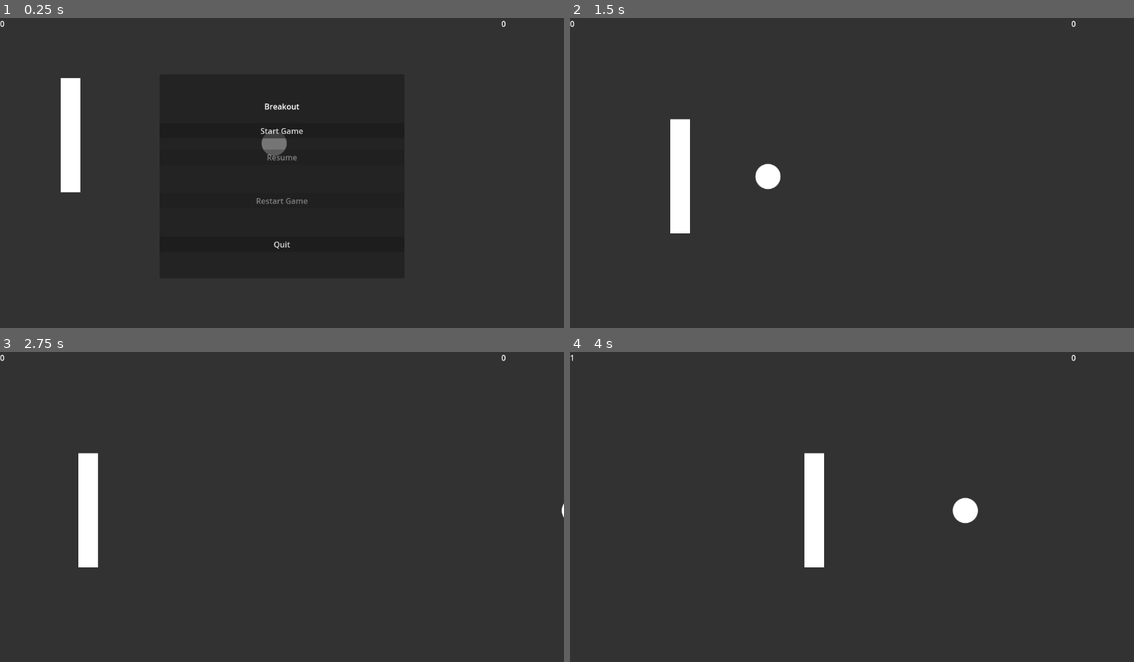
Above: before the commit, frames 1-4 (two rows, left to right).
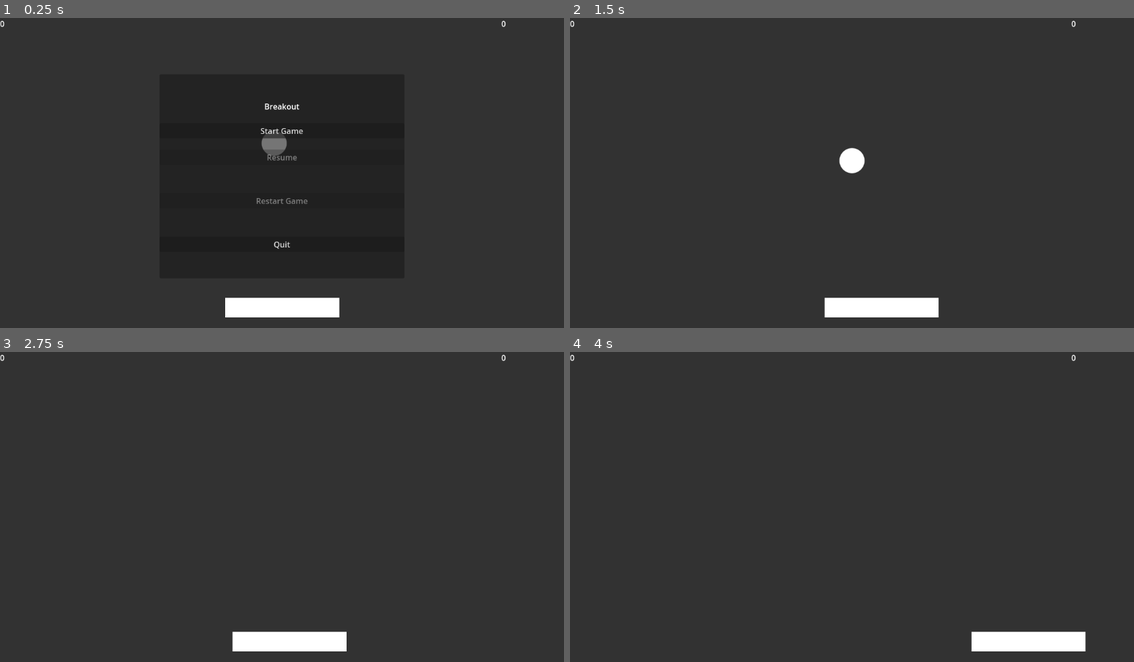
Above: after the commit, the same moments.

Repository: Aratch/20gch-02-breakout
Game: Godot game, scene res://main.tscn
Two runs of this game, one before a commit and one after it. Both use one fixed random seed, a clock stepped at 60 frames per second and the inputs below.
Inputs:
- Up to frame 1 (0.25 s): no input
- Up to frame 2 (1.5 s): click "Start Game" at 0.5 s; hold D (move_right) from 1.28 s (still down)
- Up to frame 3 (2.75 s): release D (move_right) at 2.03 s; hold A (move_left) from 2.03 s (still down)
- Up to frame 4 (4 s): release A (move_left) at 2.78 s; hold D (move_right) from 2.78 s (still down)

The runs differ from the first frame. In frame 1, 2.6% of the frame differs, in the area x 10-61%, y 19-97%; in frame 2, 3.2%, in the area x 17-66%, y 32-97%; in frame 3, 2.6%; in frame 4, 2.9%.

Commit message:
Ball: Some more prep work.

Diff:
--- a/main.gd
+++ b/main.gd
@@ -46,7 +46,7 @@
 
 func _ready() -> void:
 	ball = $Ball
-	$Ball.ball_exited.connect(_point_and_round)
+	# $Ball.ball_exited.connect(_point_and_round)
 
 	game_paused.connect($Ball.pause)
 	game_paused.connect($Paddle.pause)
--- a/main.tscn
+++ b/main.tscn
@@ -6,24 +6,32 @@
 [ext_resource type="Script" path="res://scripts/ScoreLabel.gd" id="3_glop4"]
 
 [sub_resource type="WorldBoundaryShape2D" id="WorldBoundaryShape2D_7xejs"]
-distance = -650.0
+normal = Vector2(1, 0)
+
+[sub_resource type="WorldBoundaryShape2D" id="WorldBoundaryShape2D_m4177"]
+normal = Vector2(0, 1)
 
 [sub_resource type="WorldBoundaryShape2D" id="WorldBoundaryShape2D_ywypa"]
-normal = Vector2(0, 1)
+normal = Vector2(-1, 0)
+distance = -1152.0
 
 [node name="Main" type="Node2D"]
 script = ExtResource("1_gt83v")
 
 [node name="Paddle" parent="." instance=ExtResource("1_uhfkt")]
-position = Vector2(144, 240)
+position = Vector2(576, 592)
+rotation = 1.5708
 is_player = true
 
 [node name="Boundaries" type="StaticBody2D" parent="."]
 
-[node name="Bottom" type="CollisionShape2D" parent="Boundaries"]
+[node name="Left" type="CollisionShape2D" parent="Boundaries"]
 shape = SubResource("WorldBoundaryShape2D_7xejs")
 
-[node name="Top" type="CollisionShape2D" parent="Boundaries"]
+[node name="Left2" type="CollisionShape2D" parent="Boundaries"]
+shape = SubResource("WorldBoundaryShape2D_m4177")
+
+[node name="Right" type="CollisionShape2D" parent="Boundaries"]
 shape = SubResource("WorldBoundaryShape2D_ywypa")
 
 [node name="Player1ScoreLabel" type="Label" parent="."]
--- a/project.godot
+++ b/project.godot
@@ -52,6 +52,11 @@
 "events": [Object(InputEventKey,"resource_local_to_scene":false,"resource_name":"","device":-1,"window_id":0,"alt_press …(192 unchanged characters)…
 ]
 }
+shoot={
+"deadzone": 0.5,
+"events": [Object(InputEventKey,"resource_local_to_scene":false,"resource_name":"","device":-1,"window_id":0,"alt_pressed":false,"shift_pressed":false,"ctrl_pressed":false,"meta_pressed":false,"pressed":false,"keycode":0,"physical_keycode":32,"key_label":0,"unicode":32,"location":0,"echo":false,"script":null)
+]
+}
 
 [rendering]
 
--- a/scripts/ball.gd
+++ b/scripts/ball.gd
@@ -8,7 +8,7 @@
 var ball_sprite : BallSprite
 var vis_notifier : VisibleOnScreenNotifier2D
 
-const START_DIRECTIONS := [Vector2.LEFT, Vector2.RIGHT]
+const START_DIRECTIONS := [Vector2.UP]
 
 signal ball_exited
 
@@ -68,9 +68,9 @@
 		if collider:
 			if collider is CharacterBody2D:
 				var collider_velocity := (collider as CharacterBody2D).velocity
-				velocity = (normal + 0.01 * collider_velocity).normalized()
+				velocity = (normal + 0.001 * collider_velocity).normalized()
 			else:
-				velocity = Vector2(velocity.x, -velocity.y)
+				velocity = normal
 		# Add some jitter if we're stuck
 		if collision.get_depth() > 0.3 and is_zero_approx(velocity.x):
 			velocity.x = randfn(0.0, 1.0)
--- a/scripts/paddle.gd
+++ b/scripts/paddle.gd
@@ -21,13 +21,13 @@
 
 func _start_game() -> void:
 	unpause()
-	var window_size := DisplayServer.window_get_size()
-	position.y = window_size.y / 2.0
-	var ratio = 7.0
-	if is_player:
-		position.x = window_size.x / ratio
-	else:
-		position.x = (ratio - 1) * (window_size.x / ratio)
+	# var window_size := DisplayServer.window_get_size()
+	# position.y = window_size.y / 2.0
+	# var ratio = 7.0
+	# if is_player:
+		# position.x = window_size.x / ratio
+	# else:
+		# position.x = (ratio - 1) * (window_size.x / ratio)
 
 func _ready() -> void:
 	pause()
Not shown: 1 places in main.tscn that only renumber resources
